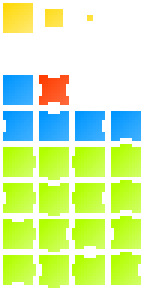
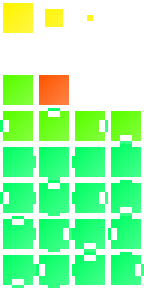
Layered file, before and after one edit (144 × 288). Changes by layer:
painted on "Calque" over box(0, 3, 144, 288)
